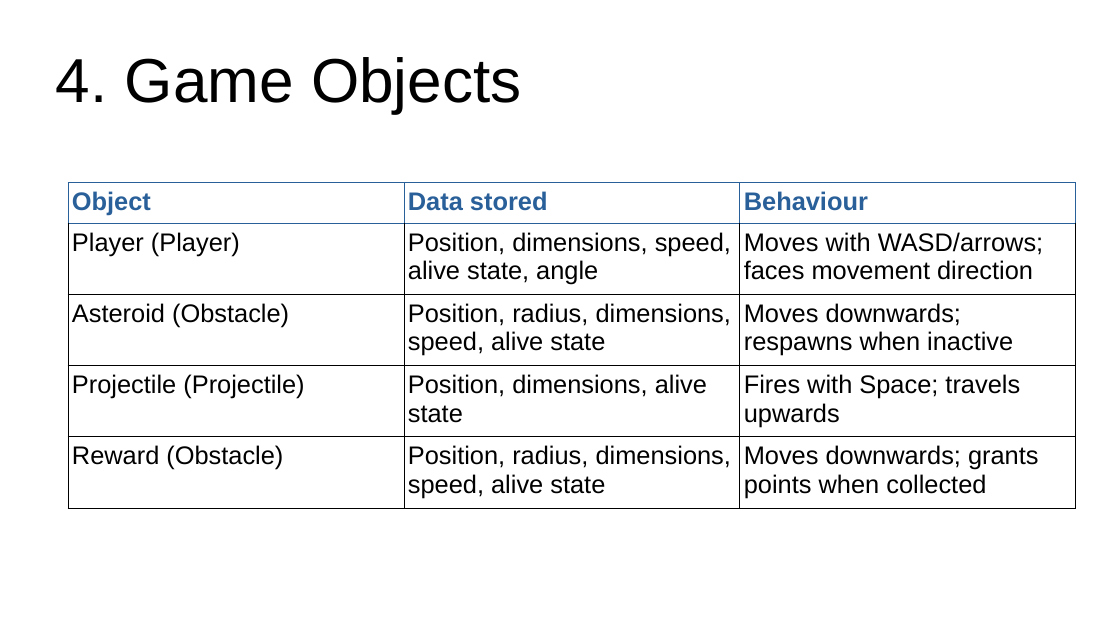
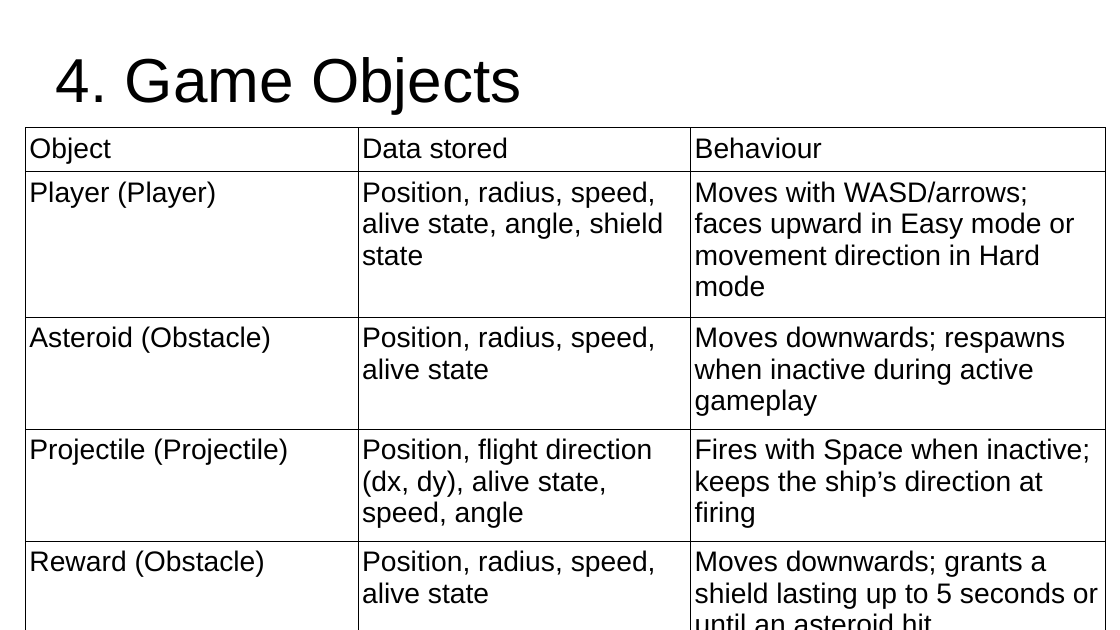
Before and after one commit to kaloyanMilev13/SpaceGame, a slide deck: slide 13 of doc/design/design_presentation.odp (slide 7 before the commit). Drawn at 1120x630 pixels with LibreOffice and Linux fonts; fonts in the diff are those of the drawing. Boxes give left, top, right and bottom in pixels: in the first picture for what was removed or moved away, otherwise in the second. Text is boxed around its words. In the diff, an @@ line names an element or a change of style, - is before the commit and + after.

Commit message:
Added shield power-up, improved collisions, and polished game menus

```diff
--- a/doc/design/design_presentation.odp
+++ b/doc/design/design_presentation.odp
@@ table at [25, 127, 1105, 612] @@
-row 2, column 2: Position, dimensions, speed, alive state, angle
+row 2, column 2: Position, radius, speed, alive state, angle, shield state
-row 2, column 3: Moves with WASD/arrows; faces movement direction
+row 2, column 3: Moves with WASD/arrows; faces upward in Easy mode or movement direction in Hard mode
-row 3, column 2: Position, radius, dimensions, speed, alive state
+row 3, column 2: Position, radius, speed, alive state
-row 3, column 3: Moves downwards; respawns when inactive
+row 3, column 3: Moves downwards; respawns when inactive during active gameplay
-row 4, column 2: Position, dimensions, alive state
+row 4, column 2: Position, flight direction (dx, dy), alive state, speed, angle
-row 4, column 3: Fires with Space; travels upwards
+row 4, column 3: Fires with Space when inactive; keeps the ship’s direction at firing
-row 5, column 2: Position, radius, dimensions, speed, alive state
+row 5, column 2: Position, radius, speed, alive state
-row 5, column 3: Moves downwards; grants points when collected
+row 5, column 3: Moves downwards; grants a shield lasting up to 5 seconds or until an asteroid hit
@@ size 18 to 20 pt in "Object", "Data stored", "Behaviour", "Player (Player)" and 3 more places @@
@@ text colour #2A6099 to #000000, bold off in "Object", "Data stored", "Behaviour" @@
@@ borders changed @@
@@ table: place and size @@
-table at [68, 183, 1077, 502]
+table at [25, 127, 1105, 612]
```
Also in this commit, not shown: 1 other slide changed, 7 slides added, 1 slide removed, 23 other files.
